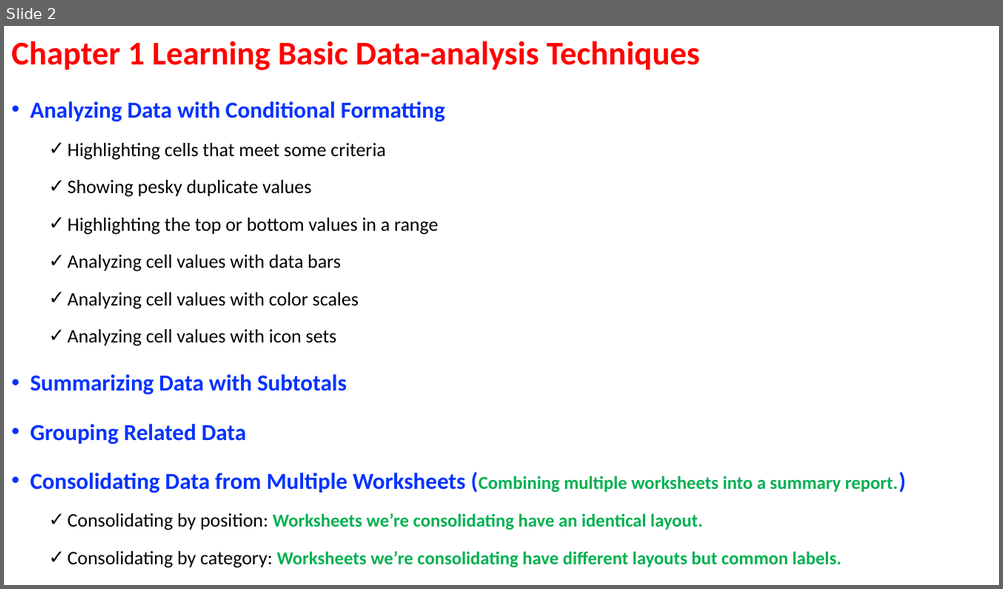
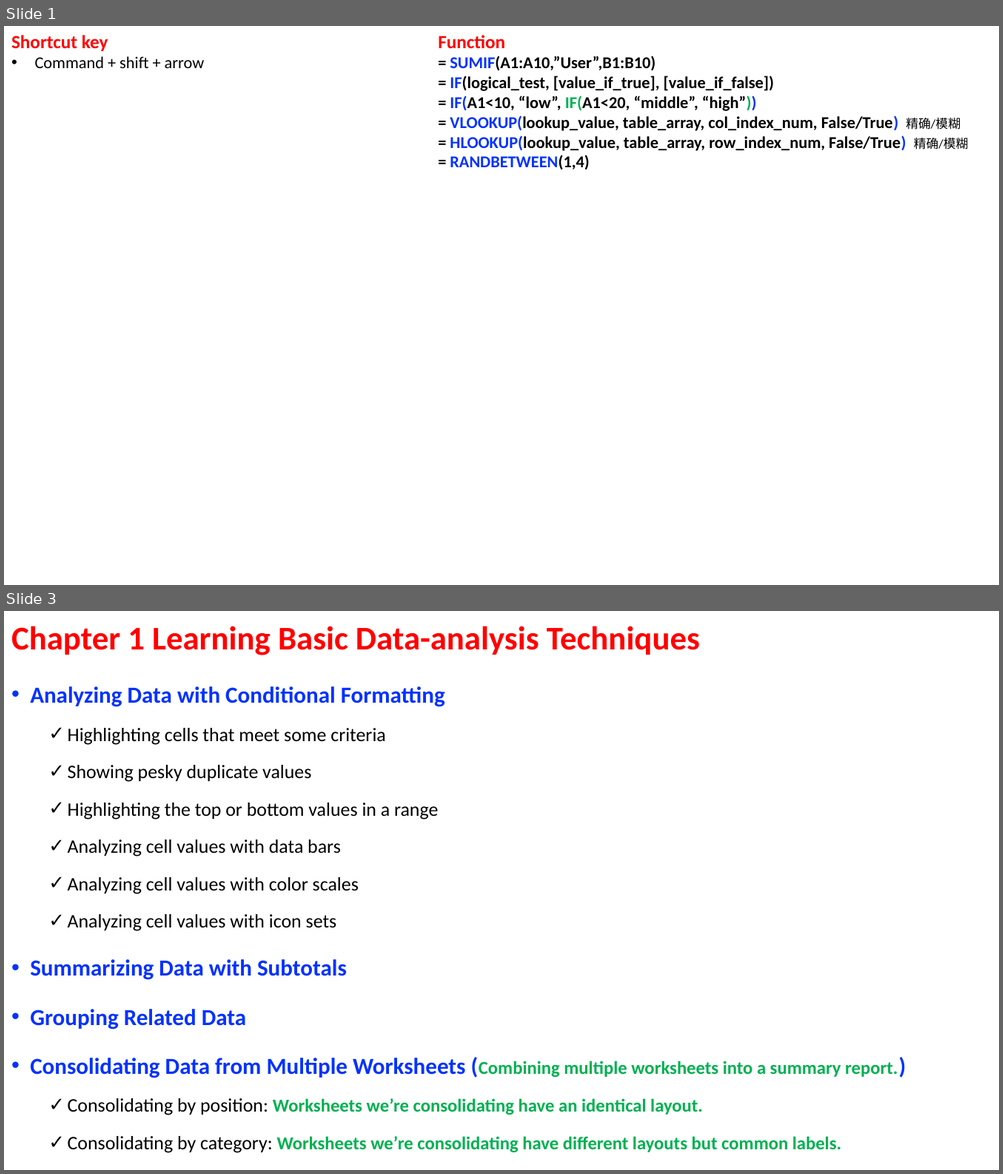
Before and after one commit to ArielMei/arielmei.github.io, a slide deck: EXCEL/ExcelDataAnalysisFD_Examples/Excel data analysis for dummies Outline.pptx. Shown one above the other, each under a label of ours: slide 2 before the commit, slides 1 and 3 after it; the slides between them are not shown. The pictures are 1003x589 and 1003x1174 pixels, drawn with LibreOffice and Linux fonts; fonts in the diff are those of the drawing. Boxes give left, top, right and bottom in pixels: in the first picture for what was removed or moved away, otherwise in the second. Text is boxed around its words. In the diff, an @@ line names an element or a change of style, - is before the commit and + after.

```diff
--- a/EXCEL/ExcelDataAnalysisFD_Examples/Excel data analysis for dummies Outline.pptx
+++ b/EXCEL/ExcelDataAnalysisFD_Examples/Excel data analysis for dummies Outline.pptx
@@ slide 1 added at (4,26,999,585), background #FFFFFF @@
@@ text added at (11,35,205,68), 16 pt, text #000000 @@
+Shortcut key
+• Command + shift + arrow
@@ text added at (438,35,968,170), 16 pt, text #000000, bold @@
+Function
+= SUMIF(A1:A10,”User”,B1:B10)
+= IF(logical_test, [value_if_true], [value_if_false])
+= IF(A1<10, “low”, IF(A1<20, “middle”, “high”))
+= VLOOKUP(lookup_value, table_array, col_index_num, False/True) 精确/模糊
+= HLOOKUP(lookup_value, table_array, row_index_num, False/True) 精确/模糊
+= RANDBETWEEN(1,4)
@@ what was slide 2 is now slide 3 @@
```
Also in this commit, not shown: 1 slide changed, 1 other file.
